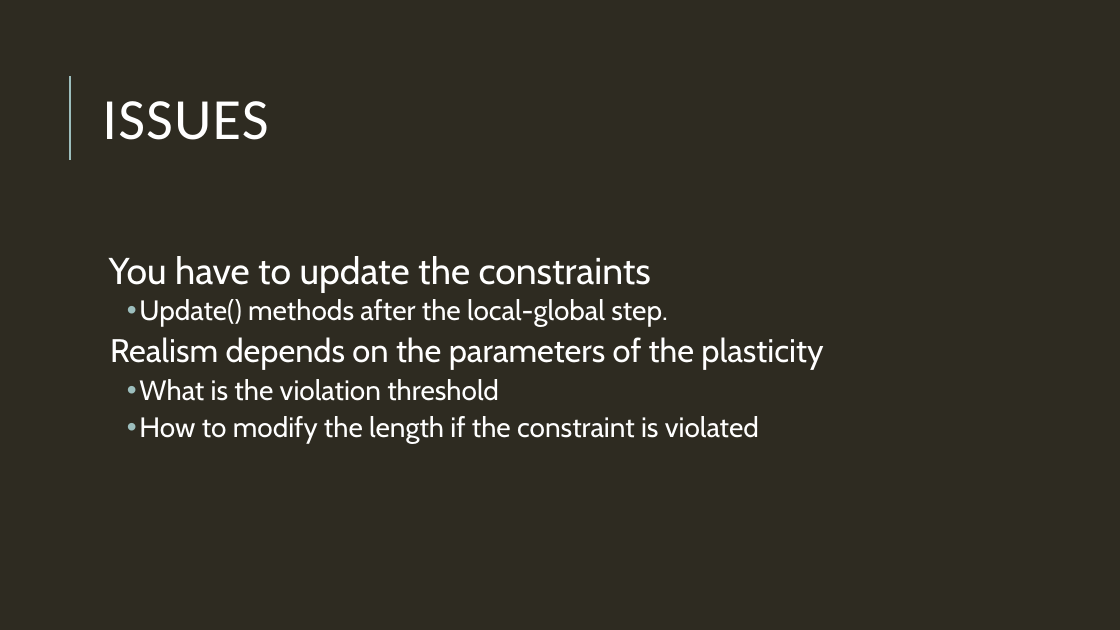
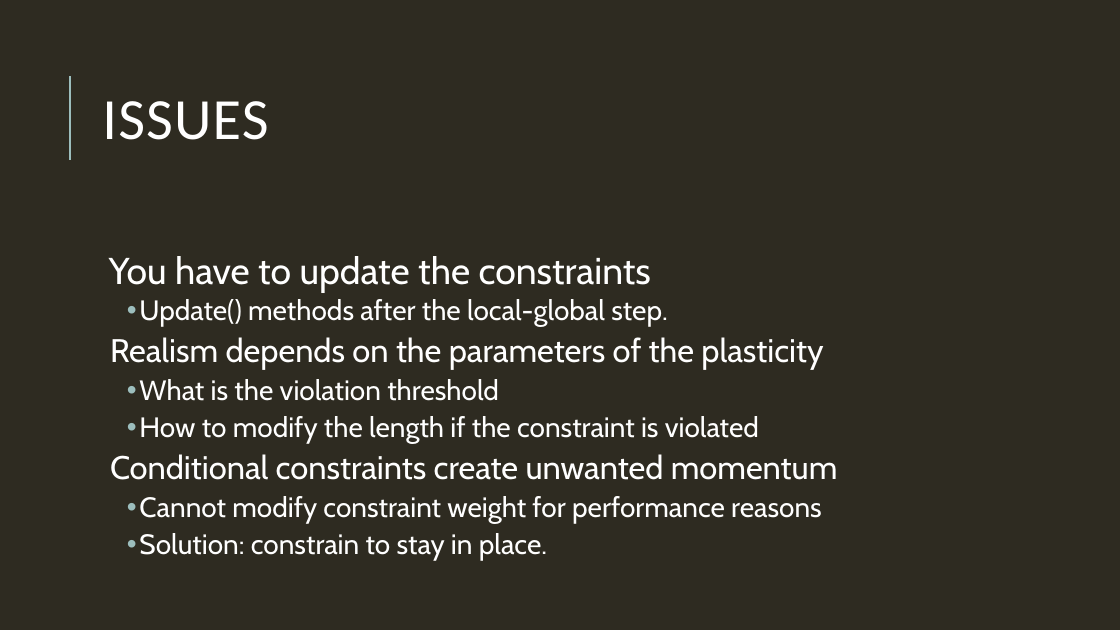
Before and after one commit to sgachoud/CS-446, a slide deck: slide 4 of ProjectPresentation.pptx. Drawn at 1120x630 pixels with LibreOffice and Linux fonts; fonts in the diff are those of the drawing. Boxes give left, top, right and bottom in pixels: in the first picture for what was removed or moved away, otherwise in the second. Text is boxed around its words. In the diff, an @@ line names an element or a change of style, - is before the commit and + after.

Commit message:
update conclusion

```diff
--- a/ProjectPresentation.pptx
+++ b/ProjectPresentation.pptx
@@ text at box(110, 454, 838, 561): paragraphs added @@
+  Conditional constraints create unwanted momentum
+    • Cannot modify constraint weight for performance reasons
+    • Solution: constrain to stay in place.
```
